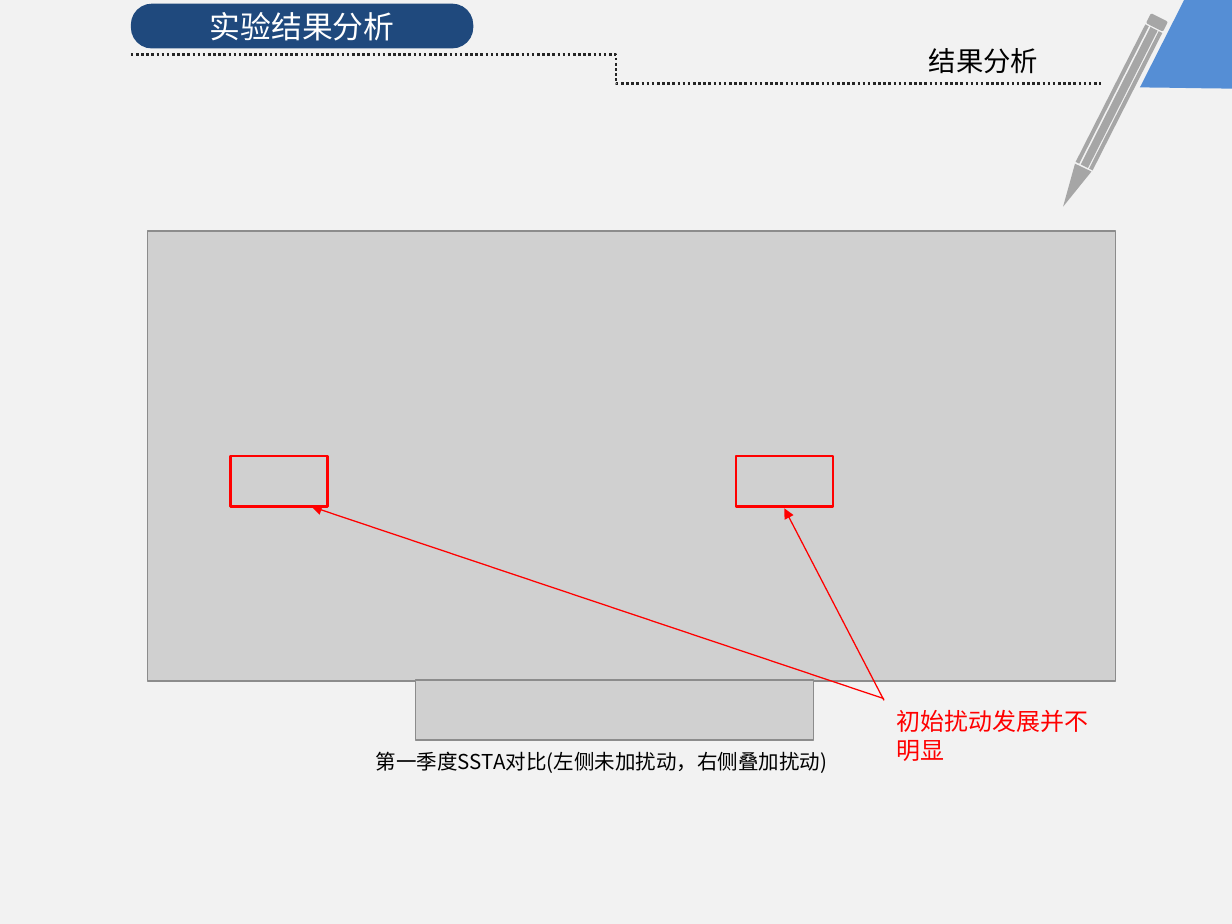
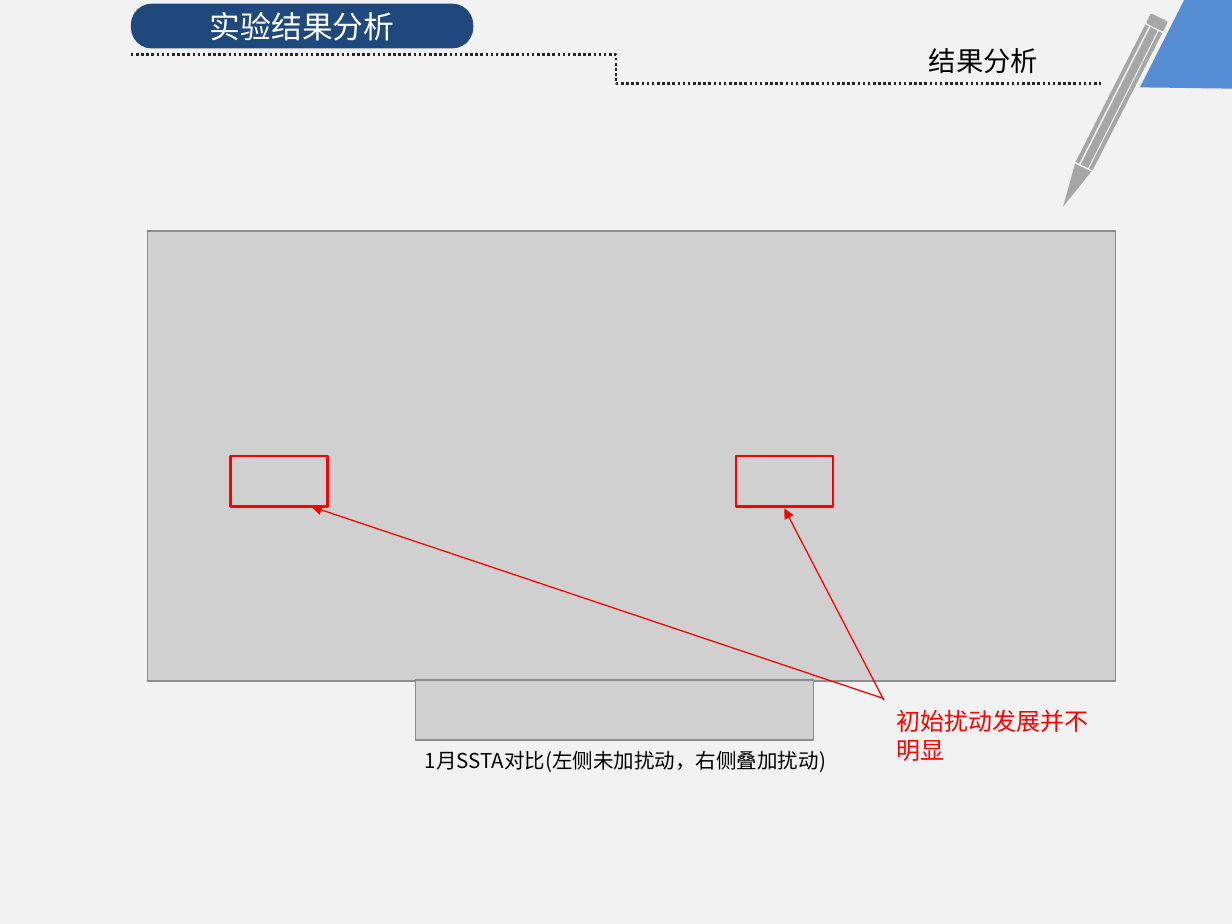
Before and after one commit to KrisCheng/GraduationDesign, a slide deck: slide 18 of FinalPaper/毕业答辩.pptx. Drawn at 1232x924 pixels with LibreOffice and Linux fonts; fonts in the diff are those of the drawing; grey boxes stand for pictures. Boxes give left, top, right and bottom in pixels: in the first picture for what was removed or moved away, otherwise in the second. Text is boxed around its words. In the diff, an @@ line names an element or a change of style, - is before the commit and + after.

```diff
--- a/FinalPaper/毕业答辩.pptx
+++ b/FinalPaper/毕业答辩.pptx
@@ text at box(425, 750, 826, 772): text changed @@
-第一季度SSTA对比(左侧未加扰动，右侧叠加扰动)
+1月SSTA对比(左侧未加扰动，右侧叠加扰动)
```
Also in this commit, not shown: 4 other slides changed.
